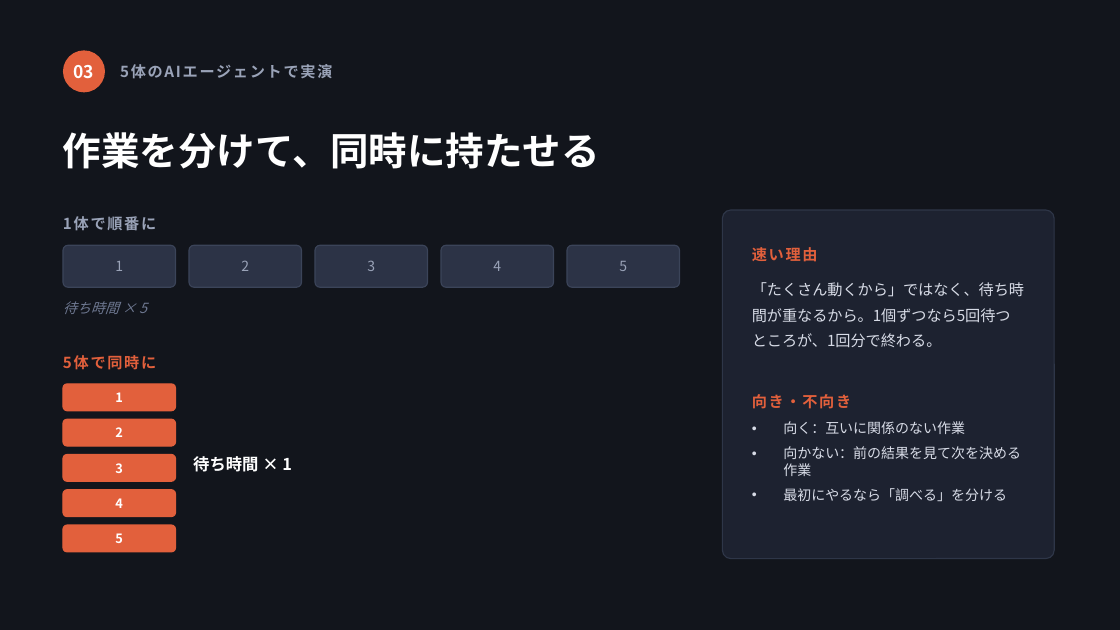
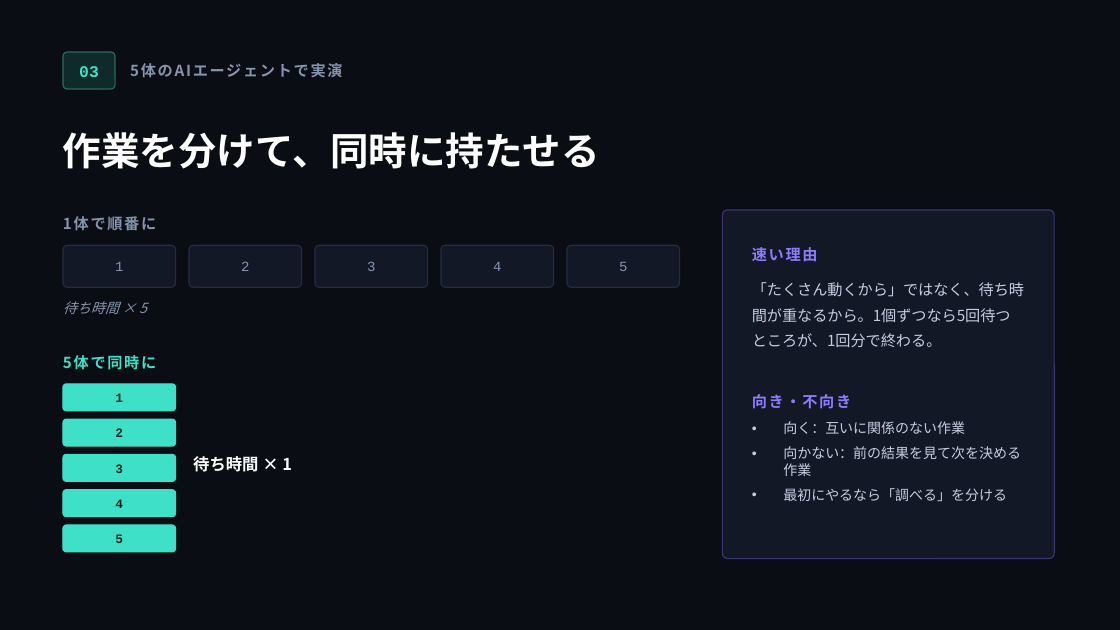
Before and after one commit to takuha/reel-host, a slide deck: slide 6 of docs/claude-code-deck/claude-code-summary.pptx. Drawn at 1120x630 pixels with LibreOffice and Linux fonts; fonts in the diff are those of the drawing. Boxes give left, top, right and bottom in pixels: in the first picture for what was removed or moved away, otherwise in the second. Text is boxed around its words. In the diff, an @@ line names an element or a change of style, - is before the commit and + after.

```diff
--- a/docs/claude-code-deck/claude-code-summary.pptx
+++ b/docs/claude-code-deck/claude-code-summary.pptx
@@ background #12151C to #0A0D14 @@
@@ text "03" at (x1=79, y1=66, x2=99, y2=77): size 15 to 14 pt, font Noto Sans CJK JP to Courier New, text colour #FFFFFF to #3FE0C8 @@
@@ rounded rectangle resized from (x1=63, y1=50, x2=105, y2=92) to (x1=63, y1=52, x2=115, y2=89) @@
@@ rounded rectangle at (x1=63, y1=52, x2=115, y2=89): ellipse to rounded rectangle; fill #E2603C to #0E2A2A; outline none to #2A6B62 1 pt @@
@@ text "5体のAIエージェントで実演" at (x1=130, y1=52, x2=886, y2=89): text colour #9AA3B8 to #8794AE @@
@@ text "5体のAIエージェントで実演" moved from (x1=120, y1=50, x2=792, y2=92) to (x1=130, y1=52, x2=886, y2=89) @@
@@ text "1体で順番に" at (x1=63, y1=216, x2=156, y2=231): text colour #9AA3B8 to #8794AE @@
@@ rounded rectangle at (x1=723, y1=210, x2=1054, y2=559): fill #1D2230 to #121826; outline #2E3648 1 pt to #3C3470 1 pt; proportions changed @@
@@ text "速い理由" at (x1=752, y1=247, x2=818, y2=262): text colour #E2603C to #8E7BFF @@
@@ font Noto Sans CJK JP to Courier New, text colour #9AA3B8 to #8794AE in 5 elements at (x1=115, y1=262, x2=123, y2=271), (x1=241, y1=261, x2=249, y2=271), (x1=367, y1=261, x2=375, y2=271), (x1=493, y1=262, x2=501, y2=271), (x1=619, y1=262, x2=627, y2=271) @@
@@ fill #2C3346 to #121826; outline #3B4459 1 pt to #232C42 1 pt; proportions changed in 5 elements at (x1=63, y1=245, x2=176, y2=287), (x1=189, y1=245, x2=302, y2=287), (x1=315, y1=245, x2=428, y2=287), (x1=441, y1=245, x2=554, y2=287), (x1=567, y1=245, x2=680, y2=287) @@
@@ text "待ち時間 × 5" at (x1=63, y1=301, x2=147, y2=314): text colour #6E7891 to #8794AE @@
@@ text "「たくさん動くから」ではなく、待ち時間が重なるから。1個ずつなら5回待つところが、1回分で終わる。" at (x1=752, y1=282, x2=1024, y2=347): text colour #D7DBE6 to #C4CDE0 @@
@@ text "5体で同時に" at (x1=63, y1=355, x2=156, y2=370): text colour #E2603C to #3FE0C8 @@
@@ text "向き・不向き" at (x1=752, y1=394, x2=852, y2=409): text colour #E2603C to #8E7BFF @@
@@ text "向く：互いに関係のない作業" at (x1=783, y1=421, x2=1021, y2=501): text colour #D7DBE6 to #C4CDE0 @@
@@ font Noto Sans CJK JP to Courier New, text colour #FFFFFF to #07231F in 5 elements at (x1=115, y1=393, x2=123, y2=402), (x1=115, y1=428, x2=123, y2=437), (x1=115, y1=464, x2=123, y2=473), (x1=115, y1=499, x2=123, y2=508), (x1=115, y1=534, x2=123, y2=543) @@
@@ fill #E2603C to #3FE0C8; outline #E2603C 1 pt to #3FE0C8 1 pt; proportions changed in 5 elements at (x1=63, y1=384, x2=176, y2=411), (x1=63, y1=419, x2=176, y2=446), (x1=63, y1=455, x2=176, y2=481), (x1=63, y1=490, x2=176, y2=517), (x1=63, y1=525, x2=176, y2=552) @@
```
Also in this commit, not shown: 11 other slides changed, 3 other files.
